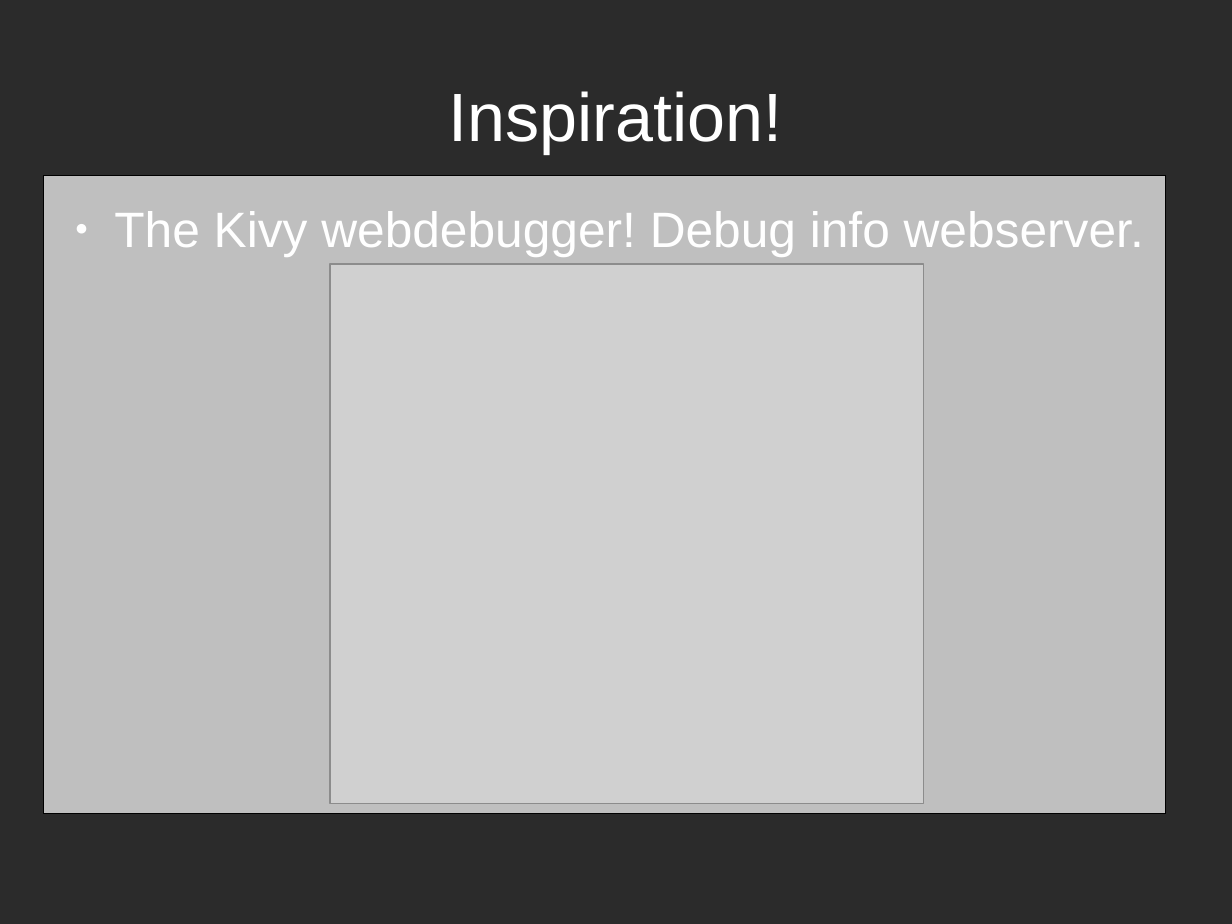
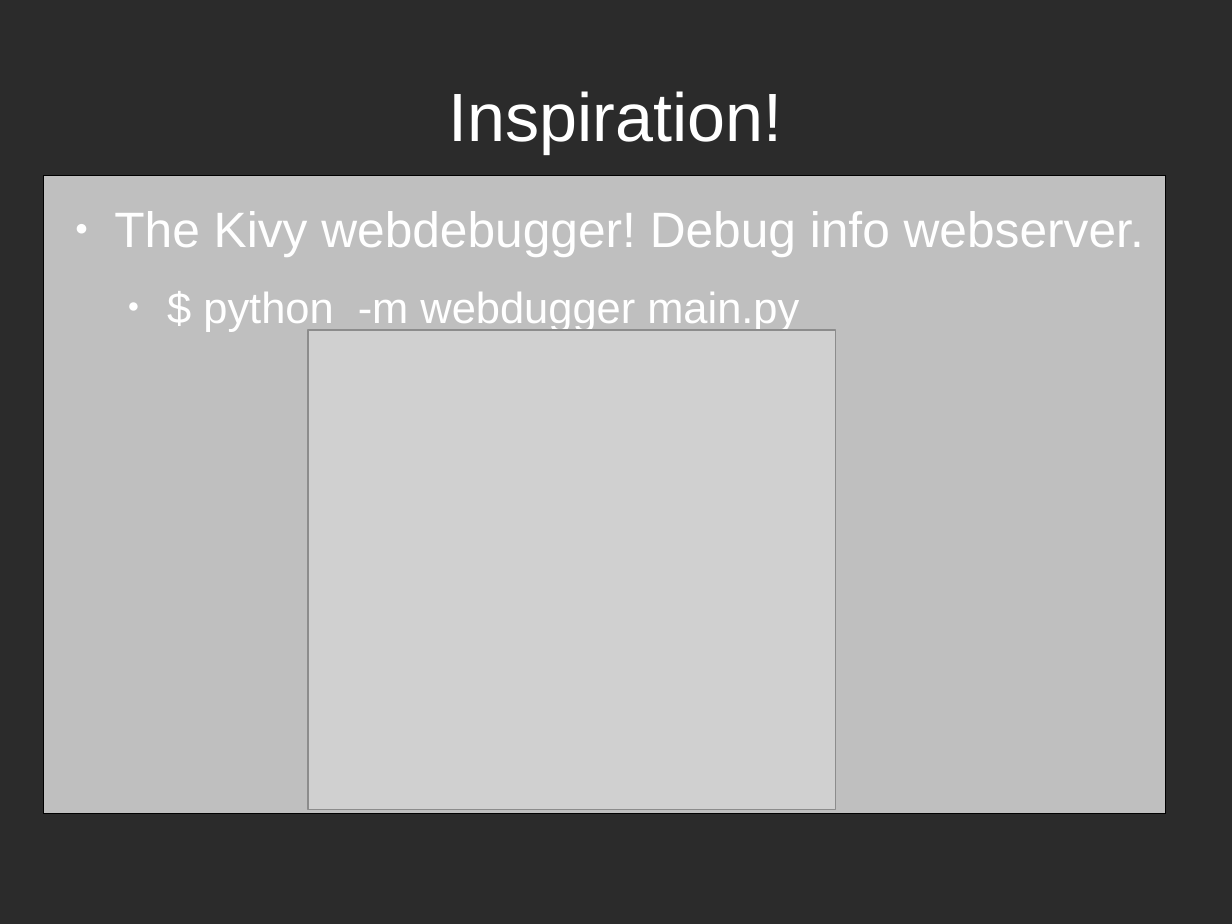
Before and after one commit to Zen-CODE/kivybits, a slide deck: slide 6 of PUG/Kivy_Flask_2017.odp. Drawn at 1232x924 pixels with LibreOffice and Linux fonts; fonts in the diff are those of the drawing; grey boxes stand for pictures; background and template pictures are left out; a plain dark background stands for a picture behind light text. Boxes give left, top, right and bottom in pixels: in the first picture for what was removed or moved away, otherwise in the second. Text is boxed around its words. In the diff, an @@ line names an element or a change of style, - is before the commit and + after.

Commit message:
Final changes to presentation

```diff
--- a/PUG/Kivy_Flask_2017.odp
+++ b/PUG/Kivy_Flask_2017.odp
@@ text at bbox=[203, 292, 799, 332]: paragraph added @@
+  ● $ python -m webdugger main.py
@@ picture: place and size @@
-picture at bbox=[330, 264, 923, 804]
+picture at bbox=[309, 330, 836, 809]
```
Also in this commit, not shown: 2 slides added, 1 slide removed.
